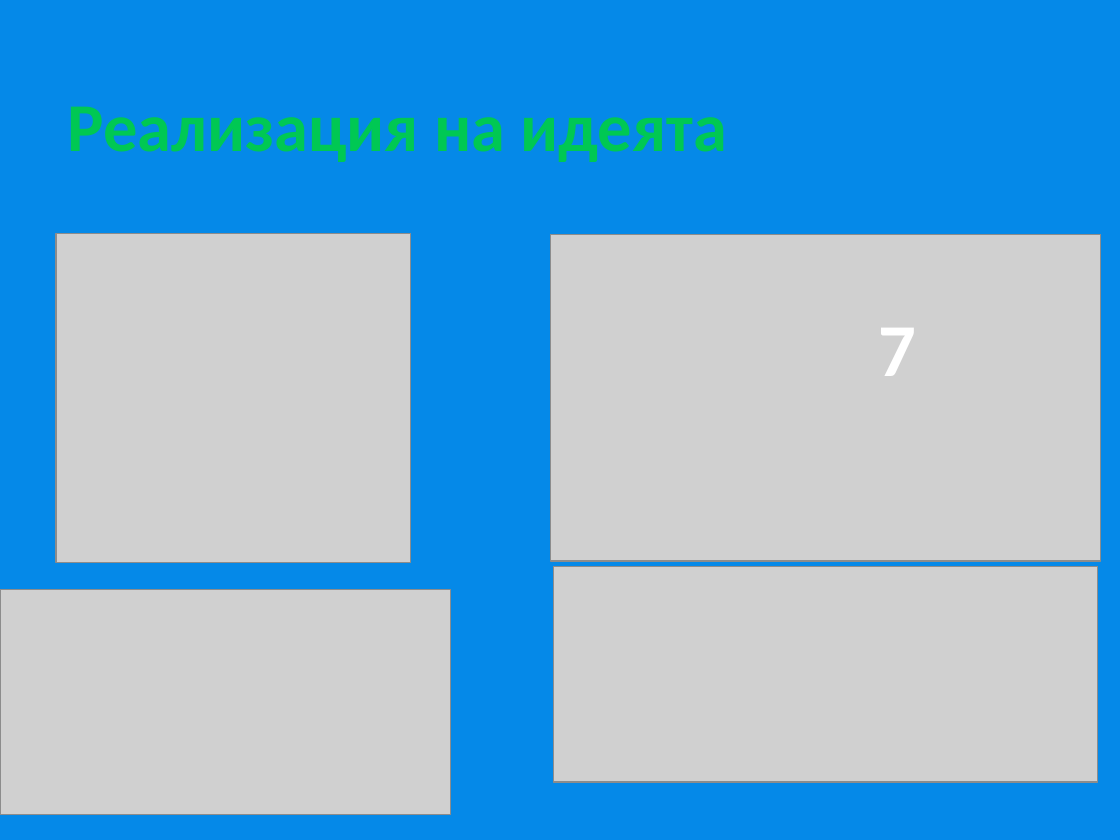
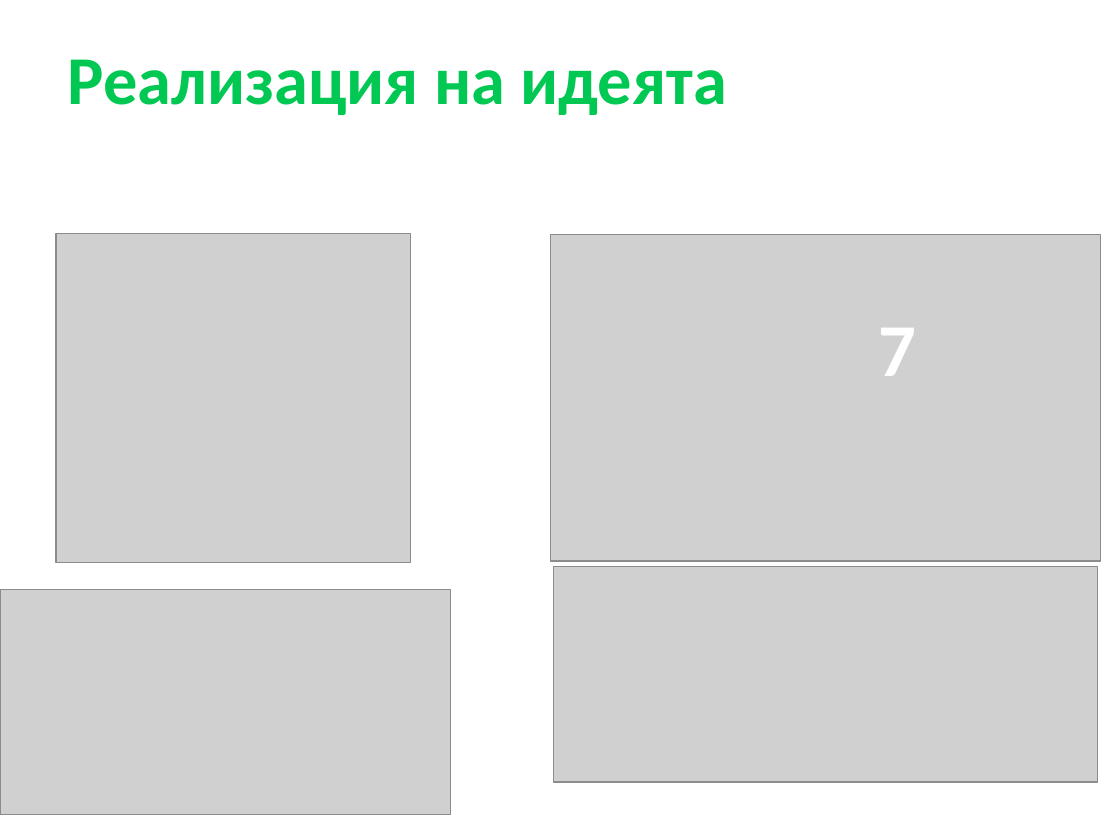
Before and after one commit to kachamaka/plannerix-frontend, a slide deck: slide 4 of 40.pptx. Drawn at 1120x840 pixels with LibreOffice and Linux fonts; fonts in the diff are those of the drawing; grey boxes stand for pictures; background and template pictures are left out. Boxes give left, top, right and bottom in pixels: in the first picture for what was removed or moved away, otherwise in the second. Text is boxed around its words. In the diff, an @@ line names an element or a change of style, - is before the commit and + after.

```diff
--- a/40.pptx
+++ b/40.pptx
@@ background #0589E8 to #FFFFFF @@
@@ title "Реализация на идеята": place and size @@
-title "Реализация на идеята" at box(67, 106, 727, 162)
+title "Реализация на идеята" at box(67, 59, 727, 115)
```
Also in this commit, not shown: 3 other slides changed, 2 slides added, 2 slides removed.
